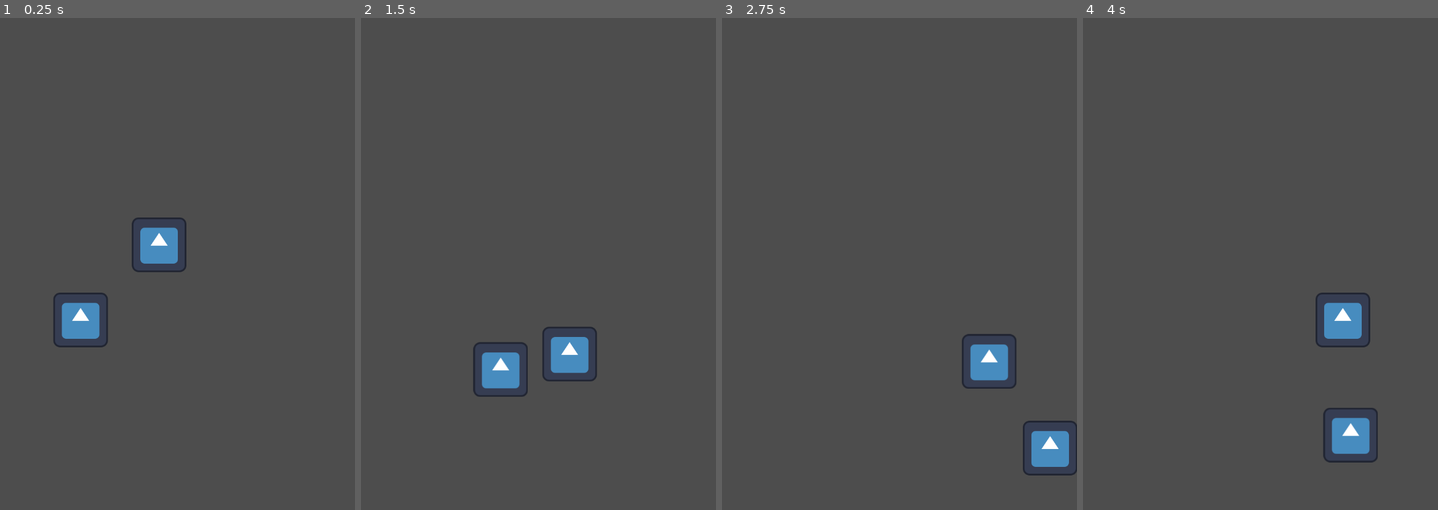
Above: before the commit, frames 1-4 (left to right).
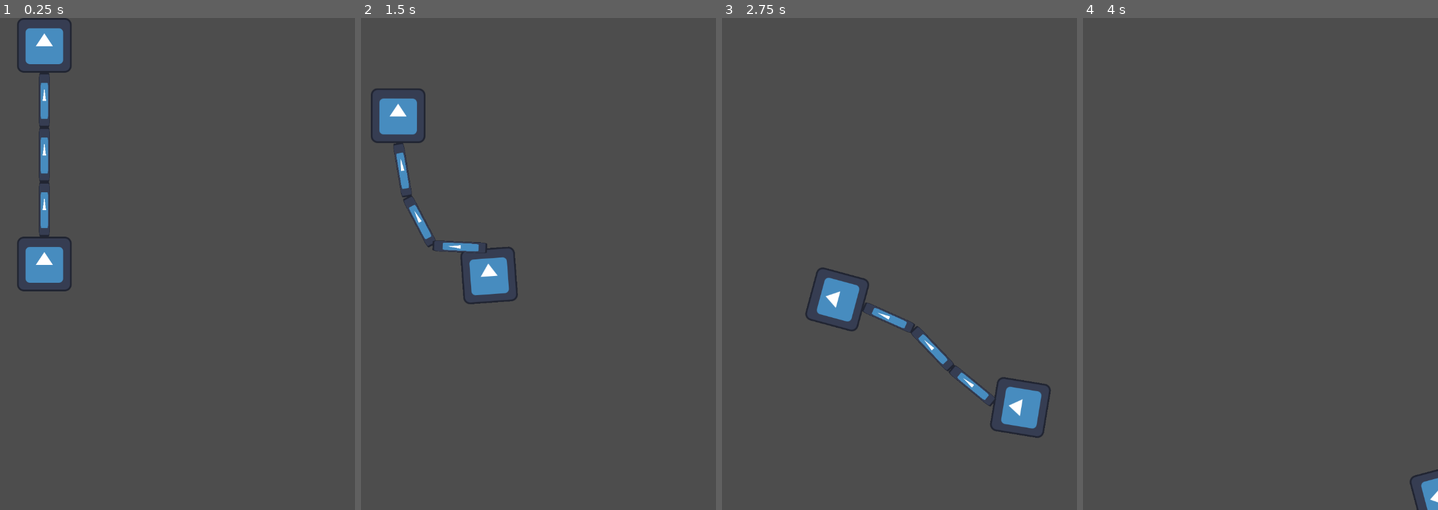
Above: after the commit, the same moments.

Repository: RomanLittle/MRU-Hackathon-2025
Game: Godot game, scene res://Hehehe.tscn
The game is run twice, just before and just after one commit, with the same random seed, the same clock (stepped at 60 frames per second) and the same inputs. The engine's default icon, where the game draws it, is replaced by a stand-in: a white triangle on a blue panel in a dark square.
Inputs:
- Up to frame 1 (0.25 s): no input
- Up to frame 2 (1.5 s): tap Enter at 0.5 s; hold D (P1 Right) 0.53-1.28 s; hold Down (P2 Down) 0.53-1.28 s; tap Left (P2 Left) at 0.8, 1.35 s; hold S (P1 Down) from 1.28 s (still down)
- Up to frame 3 (2.75 s): tap Right (P2 Right) at 1.55 s; release S (P1 Down) at 2.03 s; hold D (P1 Right) from 2.03 s (still down); hold Right (P2 Right) from 2.03 s (still down); tap Up (P2 Up) at 2.3 s
- Up to frame 4 (4 s): release D (P1 Right) at 2.78 s; release Right (P2 Right) at 2.78 s; hold W (P1 Up) 2.78-3.53 s; tap Up (P2 Up) at 2.85 s; tap Down (P2 Down) at 3.05 s; hold A (P1 Left) from 3.53 s (still down); hold Down (P2 Down) from 3.53 s (still down); tap Left (P2 Left) at 3.8 s

The runs differ from the first frame. In frame 1, 4.6% of the frame differs, in the area x 4-53%, y 0-67%; in frame 2, 4.7%, in the area x 2-67%, y 14-77%; in frame 3, 4.5%; in frame 4, 2.3%.

Commit message:
rigidBodyUpdate

Diff:
--- /dev/null
+++ b/Chain.tscn
@@ -0,0 +1,17 @@
+[gd_scene load_steps=3 format=3 uid="uid://cj388qs1rlbsb"]
+
+[ext_resource type="Texture2D" uid="uid://ruc84cx52ysv" path="res://icon.svg" id="1_yl11u"]
+
+[sub_resource type="CapsuleShape2D" id="CapsuleShape2D_bnn18"]
+radius = 16.0
+height = 87.45
+
+[node name="chainLink" type="RigidBody2D"]
+mass = 0.025
+
+[node name="Sprite2D" type="Sprite2D" parent="."]
+scale = Vector2(0.2, 1)
+texture = ExtResource("1_yl11u")
+
+[node name="CollisionShape2D" type="CollisionShape2D" parent="."]
+shape = SubResource("CapsuleShape2D_bnn18")
--- a/Hehehe.tscn
+++ b/Hehehe.tscn
@@ -1,25 +1,48 @@
 [gd_scene load_steps=4 format=3 uid="uid://ravqyhiui8r"]
 
-[ext_resource type="Script" uid="uid://cqmo5kixfy57f" path="res://P1_Character.gd" id="1_mdio2"]
-[ext_resource type="Texture2D" uid="uid://ruc84cx52ysv" path="res://icon.svg" id="2_qhke0"]
-[ext_resource type="Script" uid="uid://cyf7l2jf6s66" path="res://P2_Character.gd" id="3_qhke0"]
+[ext_resource type="PackedScene" uid="uid://cj388qs1rlbsb" path="res://Chain.tscn" id="5_71pwu"]
+[ext_resource type="PackedScene" uid="uid://c0wjgxc721ppi" path="res://RigidPlayer.tscn" id="6_71pwu"]
+[ext_resource type="Script" uid="uid://ctbh1yj18mamp" path="res://P2rigid_player.gd" id="6_a3twx"]
 
 [node name="Hehehe" type="Node2D"]
 
-[node name="CharacterBody2D" type="CharacterBody2D" parent="."]
-position = Vector2(509, 707)
-script = ExtResource("1_mdio2")
+[node name="rigidBodyPlayer2" parent="." instance=ExtResource("6_71pwu")]
+position = Vector2(424, 576)
 
-[node name="Sprite2D" type="Sprite2D" parent="CharacterBody2D"]
-texture = ExtResource("2_qhke0")
+[node name="rigidBodyPlayer1" parent="." instance=ExtResource("6_71pwu")]
+position = Vector2(424, 64)
+script = ExtResource("6_a3twx")
 
-[node name="CollisionShape2D" type="CollisionShape2D" parent="CharacterBody2D"]
+[node name="cainz2" type="Node2D" parent="."]
+position = Vector2(-144, 0)
 
-[node name="CharacterBody2D2" type="CharacterBody2D" parent="."]
-position = Vector2(693, 531)
-script = ExtResource("3_qhke0")
+[node name="PinJoint2D" type="PinJoint2D" parent="cainz2"]
+position = Vector2(568, 512)
+node_a = NodePath("../chainLink3")
+node_b = NodePath("../../rigidBodyPlayer2")
 
-[node name="Sprite2D" type="Sprite2D" parent="CharacterBody2D2"]
-texture = ExtResource("2_qhke0")
+[node name="chainLink" parent="cainz2" instance=ExtResource("5_71pwu")]
+position = Vector2(568, 192)
 
-[node name="CollisionShape2D" type="CollisionShape2D" parent="CharacterBody2D2"]
+[node name="PinJoint2D2" type="PinJoint2D" parent="cainz2"]
+position = Vector2(568, 256)
+scale = Vector2(0.368783, 1.25672)
+node_a = NodePath("../chainLink")
+node_b = NodePath("../chainLink2")
+
+[node name="chainLink2" parent="cainz2" instance=ExtResource("5_71pwu")]
+position = Vector2(568, 320)
+
+[node name="PinJoint2D3" type="PinJoint2D" parent="cainz2"]
+position = Vector2(568, 384)
+scale = Vector2(0.368783, 1.25672)
+node_a = NodePath("../chainLink2")
+node_b = NodePath("../chainLink3")
+
+[node name="chainLink3" parent="cainz2" instance=ExtResource("5_71pwu")]
+position = Vector2(568, 448)
+
+[node name="PinJoint2D4" type="PinJoint2D" parent="cainz2"]
+position = Vector2(568, 128)
+node_a = NodePath("../../rigidBodyPlayer1")
+node_b = NodePath("../chainLink")
--- a/P1_Character.gd
+++ b/P1_Character.gd
@@ -6,6 +6,7 @@
 	var input_direction = Input.get_vector("P1 Left", "P1 Right", "P1 Up", "P1 Down")
 	velocity = input_direction * speed
 
+
 func _physics_process(delta):
 	get_input()
 	move_and_slide()
--- /dev/null
+++ b/P2rigid_player.gd
@@ -0,0 +1,23 @@
+extends RigidBody2D
+
+var move_direction = Vector2.ZERO
+var speed = 500
+
+func _physics_process(delta):
+	# Get input and update move_direction
+	move_direction = Vector2.ZERO
+	if Input.is_action_pressed("P2 Right"):
+		move_direction.x += 50
+	if Input.is_action_pressed("P2 Left"):
+		move_direction.x -= 50
+	if Input.is_action_pressed("P2 Up"):
+		move_direction.y -= 50
+	if Input.is_action_pressed("P2 Down"):
+		move_direction.y += 50
+
+	# Normalize the direction to prevent faster diagonal movement
+	move_direction = move_direction.normalized()
+
+func _integrate_forces(state):
+	# Apply a force based on input
+	state.apply_central_force(move_direction * speed)
--- /dev/null
+++ b/RigidPlayer.tscn
@@ -0,0 +1,16 @@
+[gd_scene load_steps=4 format=3 uid="uid://c0wjgxc721ppi"]
+
+[ext_resource type="Script" uid="uid://buvyq2l7p3fd7" path="res://rigid_body_2d.gd" id="1_ufsin"]
+[ext_resource type="Texture2D" uid="uid://ruc84cx52ysv" path="res://icon.svg" id="2_t020p"]
+
+[sub_resource type="RectangleShape2D" id="RectangleShape2D_77287"]
+size = Vector2(130, 128)
+
+[node name="RigidBody2D" type="RigidBody2D"]
+script = ExtResource("1_ufsin")
+
+[node name="CollisionShape2D" type="CollisionShape2D" parent="."]
+shape = SubResource("RectangleShape2D_77287")
+
+[node name="Sprite2D" type="Sprite2D" parent="."]
+texture = ExtResource("2_t020p")
--- /dev/null
+++ b/block.tscn
@@ -0,0 +1,14 @@
+[gd_scene load_steps=3 format=3 uid="uid://bsymhr5h3biq0"]
+
+[ext_resource type="Texture2D" uid="uid://ruc84cx52ysv" path="res://icon.svg" id="1_im0tn"]
+
+[sub_resource type="RectangleShape2D" id="RectangleShape2D_xfwl5"]
+size = Vector2(128, 128)
+
+[node name="Block" type="StaticBody2D"]
+
+[node name="Sprite2D" type="Sprite2D" parent="."]
+texture = ExtResource("1_im0tn")
+
+[node name="CollisionShape2D" type="CollisionShape2D" parent="."]
+shape = SubResource("RectangleShape2D_xfwl5")
--- /dev/null
+++ b/cube.tscn
@@ -0,0 +1,3 @@
+[gd_scene format=3 uid="uid://bthdhwgmikkue"]
+
+[node name="Cube" type="Node2D"]
--- a/project.godot
+++ b/project.godot
@@ -61,3 +61,7 @@
 "events": [Object(InputEventKey,"resource_local_to_scene":false,"resource_name":"","device":-1,"window_id":0,"alt_press …(195 unchanged characters)…
 ]
 }
+
+[physics]
+
+2d/default_gravity=0.0
--- /dev/null
+++ b/rigid_body_2d.gd
@@ -0,0 +1,23 @@
+extends RigidBody2D
+
+var move_direction = Vector2.ZERO
+var speed = 500
+
+func _physics_process(delta):
+	# Get input and update move_direction
+	move_direction = Vector2.ZERO
+	if Input.is_action_pressed("P1 Right"):
+		move_direction.x += 50
+	if Input.is_action_pressed("P1 Left"):
+		move_direction.x -= 50
+	if Input.is_action_pressed("P1 Up"):
+		move_direction.y -= 50
+	if Input.is_action_pressed("P1 Down"):
+		move_direction.y += 50
+
+	# Normalize the direction to prevent faster diagonal movement
+	move_direction = move_direction.normalized()
+
+func _integrate_forces(state):
+	# Apply a force based on input
+	state.apply_central_force(move_direction * speed)
Not shown, added: P2rigid_player.gd.uid
Not shown, added: rigid_body_2d.gd.uid
